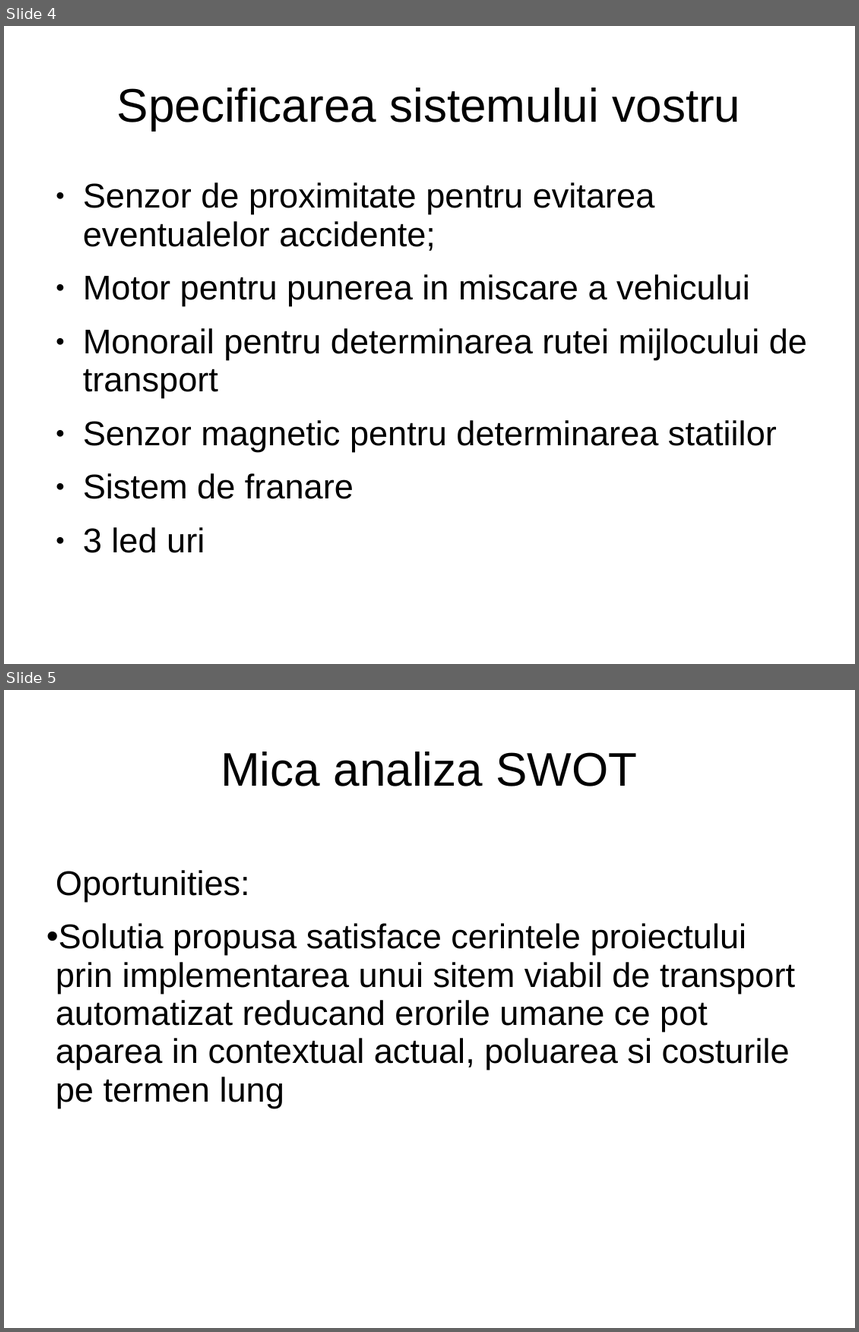
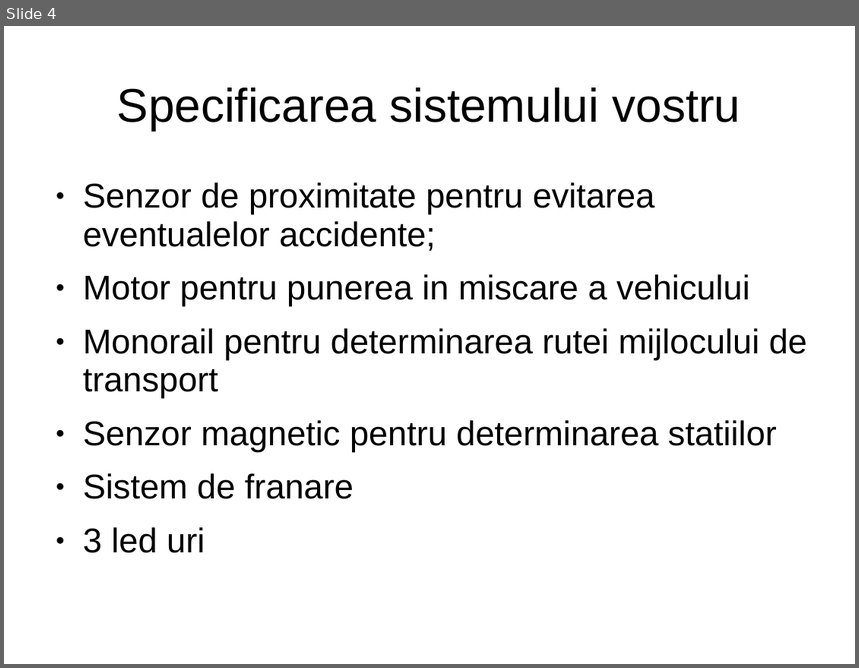
Before and after one commit to astef001/oc2016, a slide deck: TemplateTema-W1-2.ppt. Shown one above the other, each under a label of ours: slides 4 and 5 before the commit, slide 4 after it. The pictures are 859x1332 and 859x668 pixels, drawn with LibreOffice and Linux fonts; fonts in the diff are those of the drawing. Boxes give left, top, right and bottom in pixels: in the first picture for what was removed or moved away, otherwise in the second. Text is boxed around its words. In the diff, an @@ line names an element or a change of style, - is before the commit and + after.

```diff
--- a/TemplateTema-W1-2.ppt
+++ b/TemplateTema-W1-2.ppt
@@ slide 5 removed at bbox=[4, 690, 855, 1328], background #FFFFFF @@
@@ title removed at bbox=[221, 752, 637, 787] @@
-Mica analiza SWOT
@@ text removed at bbox=[47, 870, 795, 1108] @@
-Oportunities:
-• Solutia propusa satisface cerintele proiectului prin implementarea unui sitem viabil de transport automatizat reducand erorile umane ce pot aparea in contextual actual, poluarea si costurile pe termen lung
```
Also in this commit, not shown: 2 slides changed.
